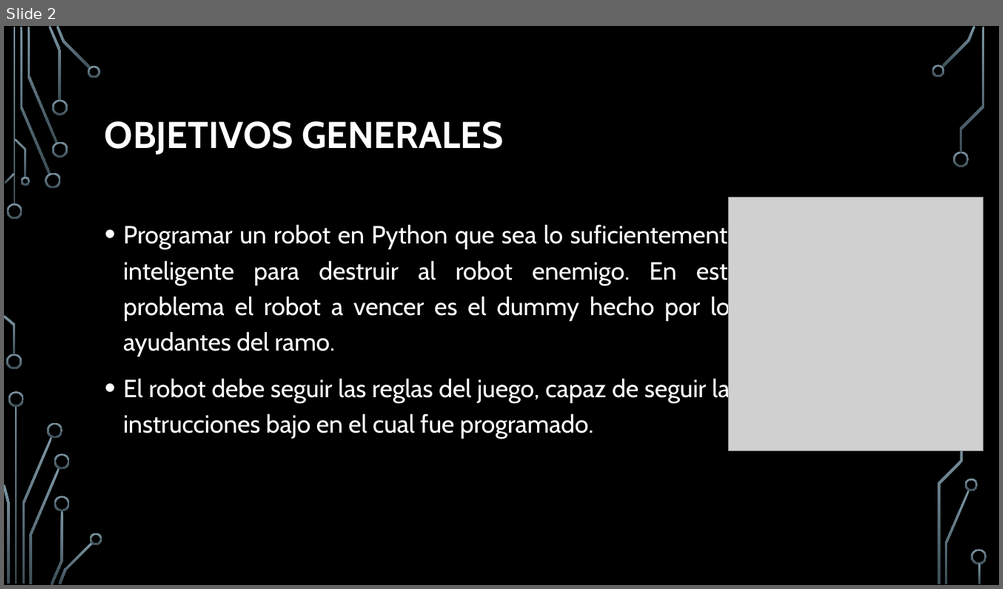
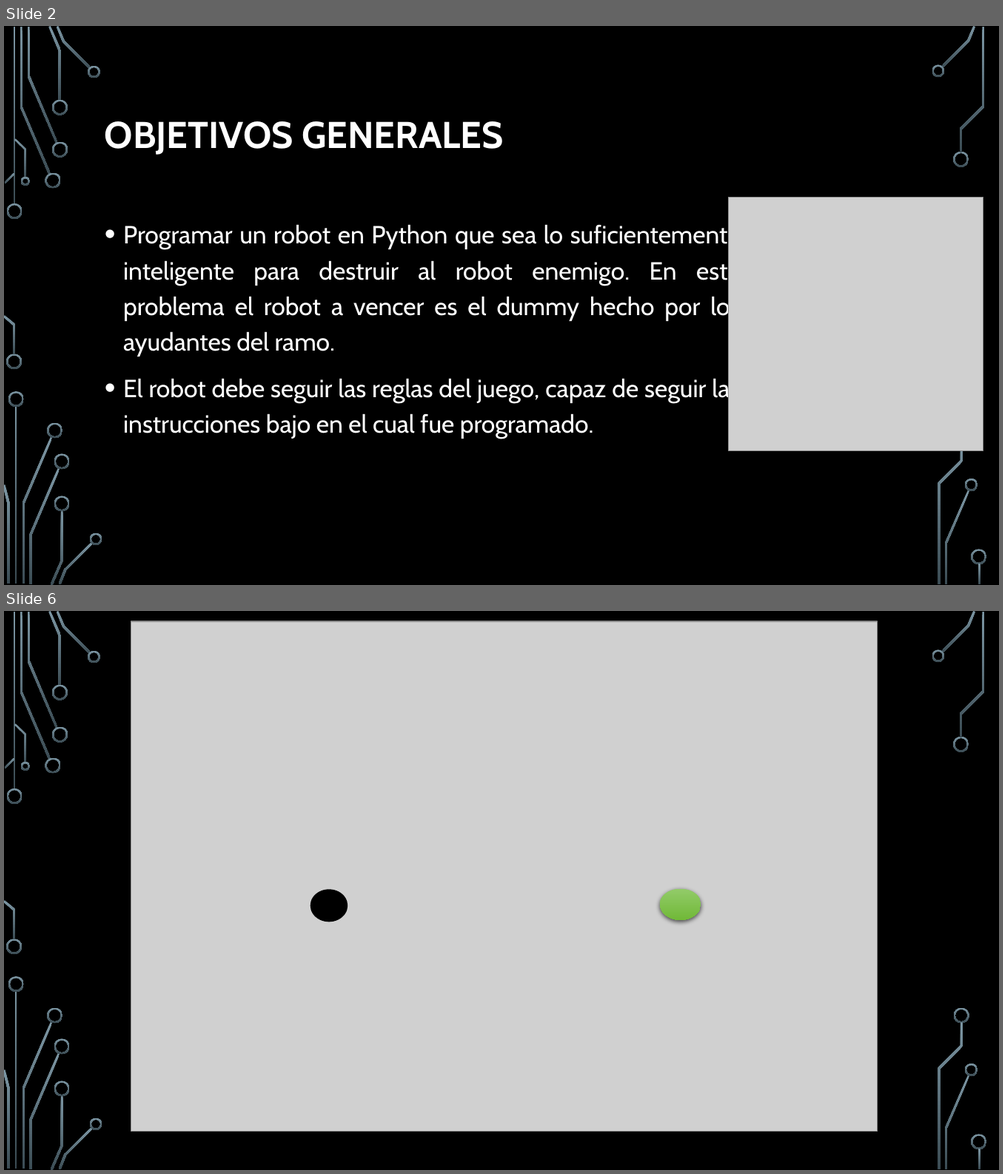
Before and after one commit to AndresNavarroG/p4, a slide deck: Problema 4.pptx. Shown one above the other, each under a label of ours: slide 2 before the commit, slides 2 and 6 after it; the slides between them are not shown. The pictures are 1003x589 and 1003x1174 pixels, drawn with LibreOffice and Linux fonts; fonts in the diff are those of the drawing; grey boxes stand for pictures; background and template pictures are left out. Boxes give left, top, right and bottom in pixels: in the first picture for what was removed or moved away, otherwise in the second. Text is boxed around its words. In the diff, an @@ line names an element or a change of style, - is before the commit and + after.

```diff
--- a/Problema 4.pptx
+++ b/Problema 4.pptx
@@ slide 6 added at (4,611,999,1170), background picture (left out); not listed: 35 template elements that a slide beside it also shows @@
@@ picture added at (131,621,877,1132) @@
@@ ellipse added at (310,890,347,921), fill #000000, outline #000000 1.25 pt @@
@@ ellipse added at (660,889,701,920), fill gradient #92CB69 to #72B938 @@
@@ freeform shape added at (954,1008,970,1024), fill gradient #7C96A3 to #3B4C54 @@
```
Also in this commit, not shown: 3 slides changed, 1 other slide added.
